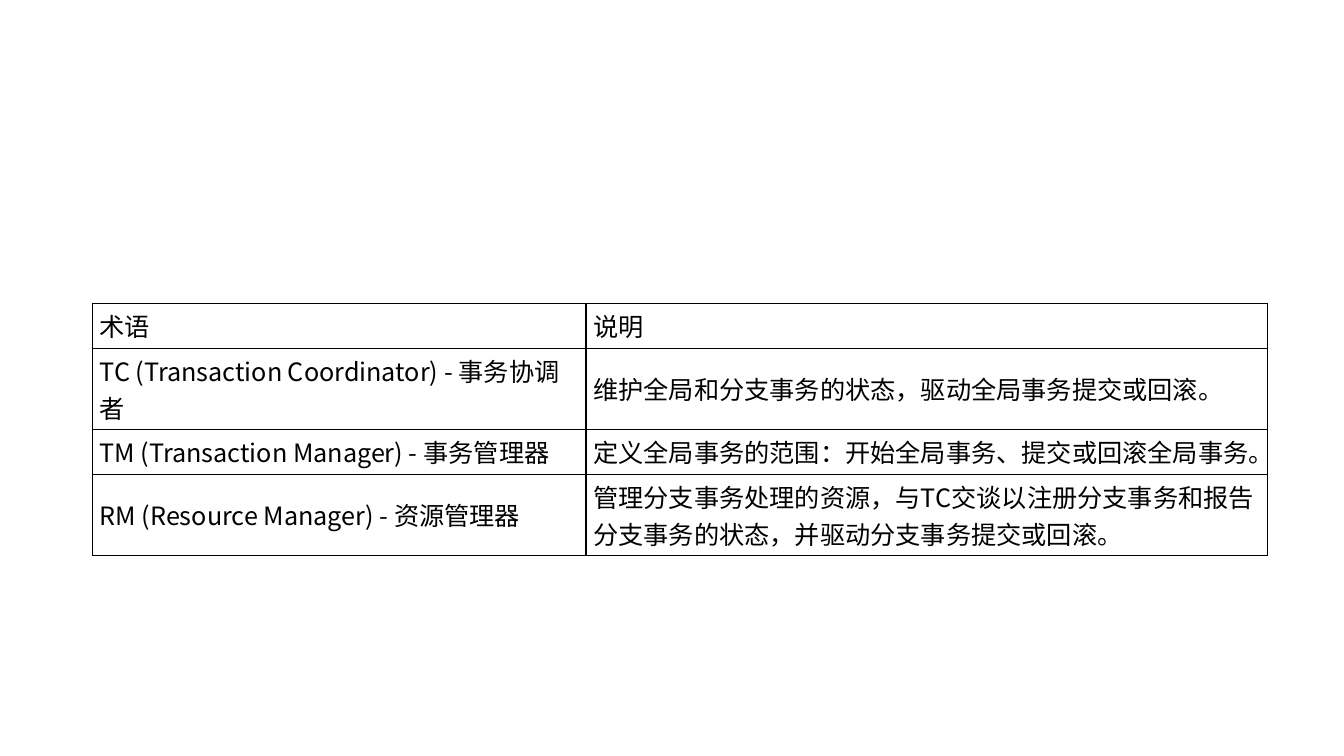
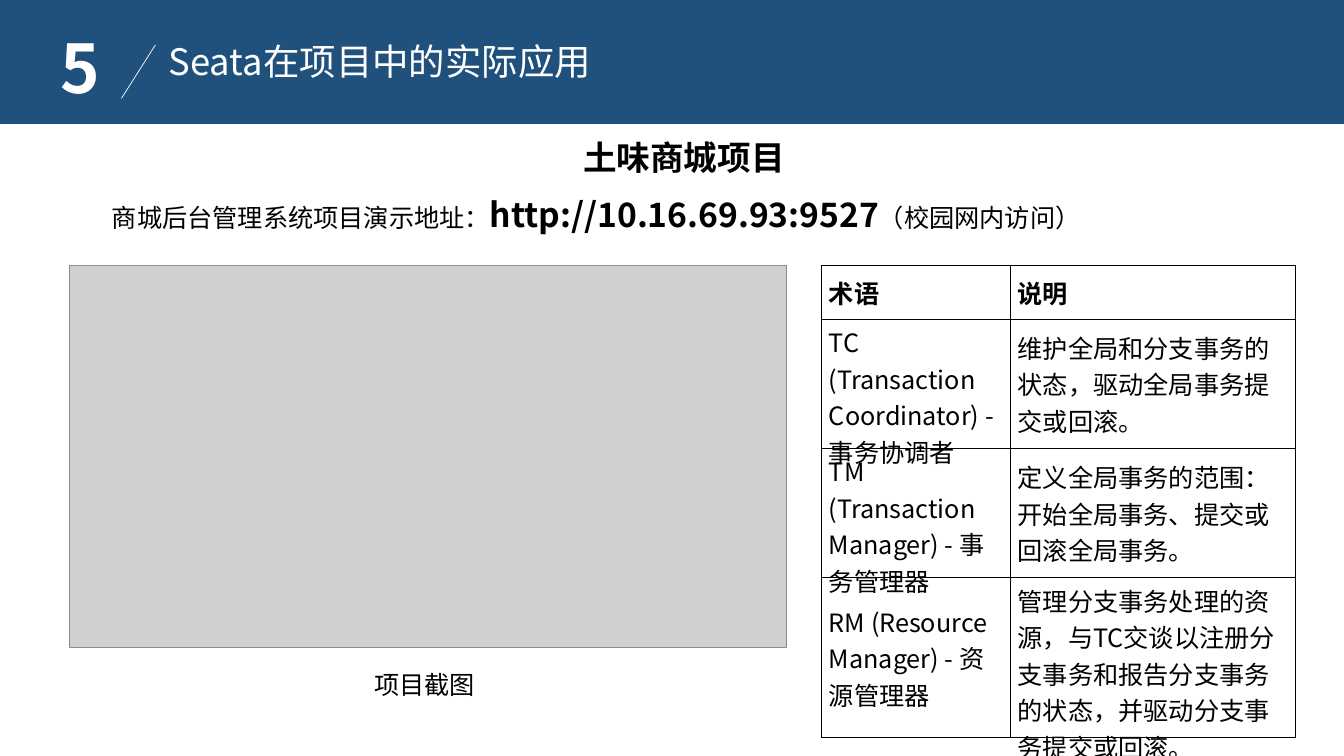
Before and after one commit to earthy-zinc/tuwei-mall, a slide deck: slide 2 of docs/ppt/seata.pptx (slide 3 before the commit). Drawn at 1344x756 pixels with LibreOffice and Linux fonts; fonts in the diff are those of the drawing; grey boxes stand for pictures. Boxes give left, top, right and bottom in pixels: in the first picture for what was removed or moved away, otherwise in the second. Text is boxed around its words. In the diff, an @@ line names an element or a change of style, - is before the commit and + after.

```diff
--- a/docs/ppt/seata.pptx
+++ b/docs/ppt/seata.pptx
@@ rectangle added at [0,0,1344,124], fill #20517C @@
@@ text added at [61,43,101,94], 48 pt, text #FFFFFF, bold @@
+5
@@ line added from (155, 45) to (122, 99), #FFFFFF 0.5 pt @@
@@ text added at [169,44,591,78], 26 pt, text #FFFFFF @@
+Seata在项目中的实际应用
@@ text added at [112,141,1081,235], 24 pt, text #000000, bold @@
+土味商城项目
+商城后台管理系统项目演示地址：http://10.16.69.93:9527（校园网内访问）
@@ picture added at [70,266,786,648] @@
@@ table at [822,266,1296,727] @@
@@ bold on in "术语", "说明" @@
@@ table: place and size @@
-table at [93,303,1268,551]
+table at [822,266,1296,727]
@@ text added at [374,673,475,696], 18 pt, text #000000 @@
+项目截图
```
Also in this commit, not shown: 2 other slides changed, 4 slides added, 1 slide removed, 11 other files.
